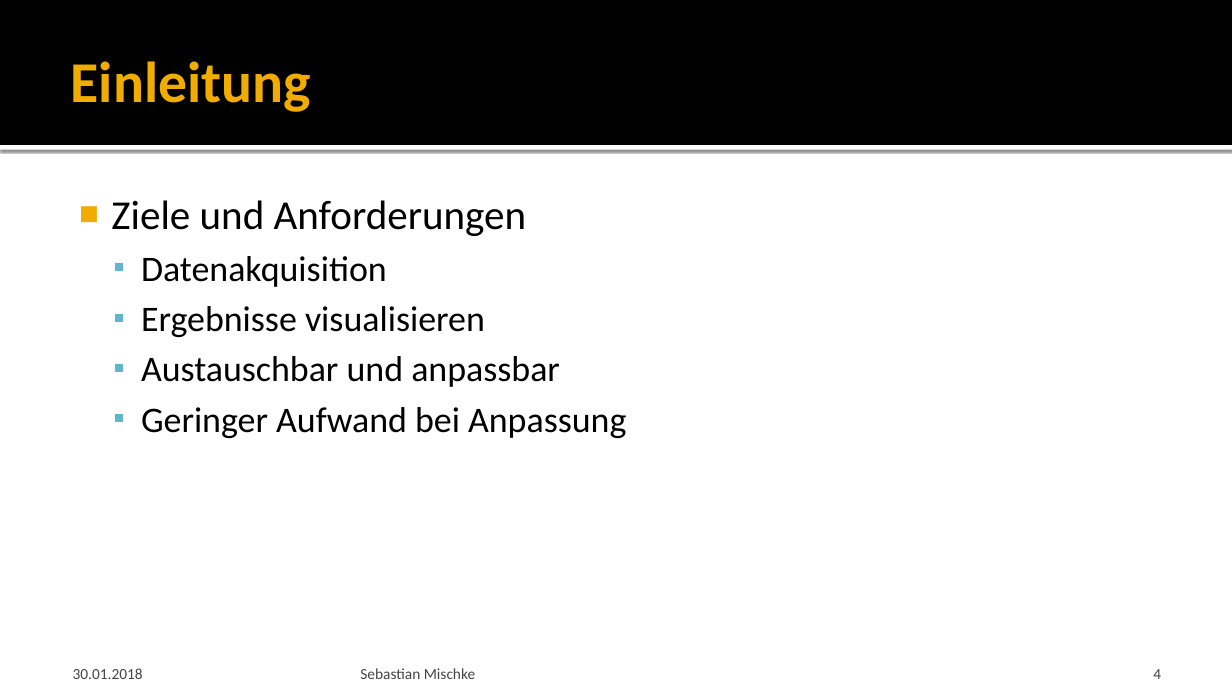
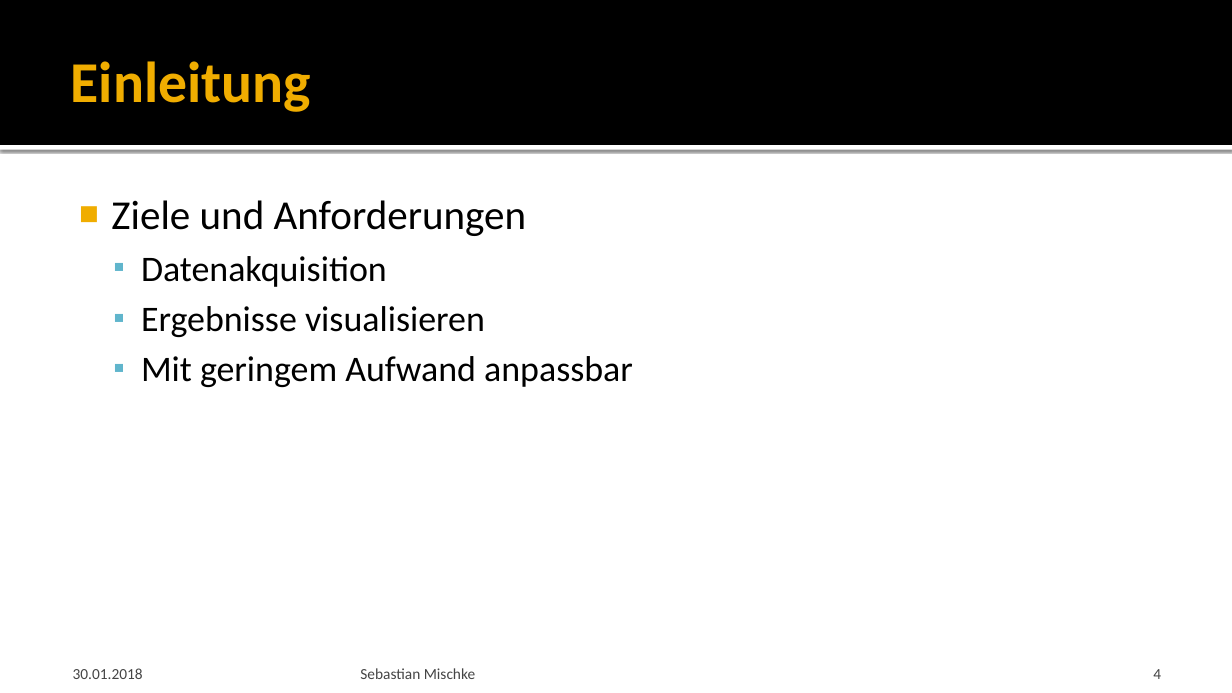
Before and after one commit to Saritus/bachelor-thesis, a slide deck: slide 4 of docs/verteidigung/Verteidigung.pptx. Drawn at 1232x693 pixels with LibreOffice and Linux fonts; fonts in the diff are those of the drawing; background and template pictures are left out. Boxes give left, top, right and bottom in pixels: in the first picture for what was removed or moved away, otherwise in the second. Text is boxed around its words. In the diff, an @@ line names an element or a change of style, - is before the commit and + after.

Commit message:
Improve presentation

```diff
--- a/docs/verteidigung/Verteidigung.pptx
+++ b/docs/verteidigung/Verteidigung.pptx
@@ text at bbox=[141, 356, 633, 387]: text changed @@
-  ▪ Austauschbar und anpassbar
-  ▪ Geringer Aufwand bei Anpassung
+  ▪ Mit geringem Aufwand anpassbar
```
Also in this commit, not shown: 1 slide added.
